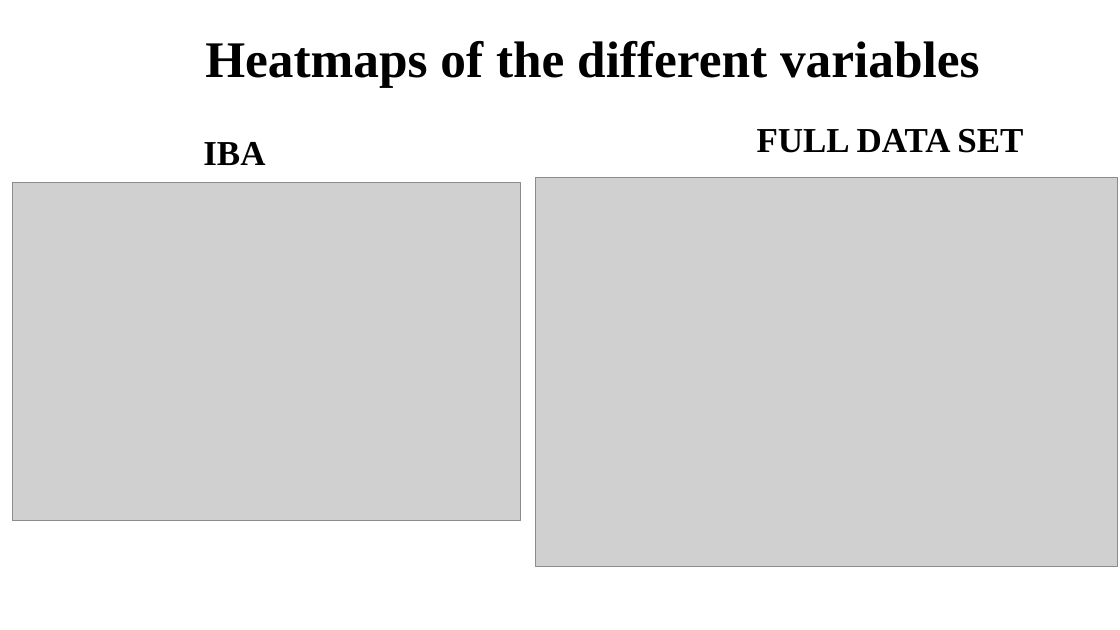
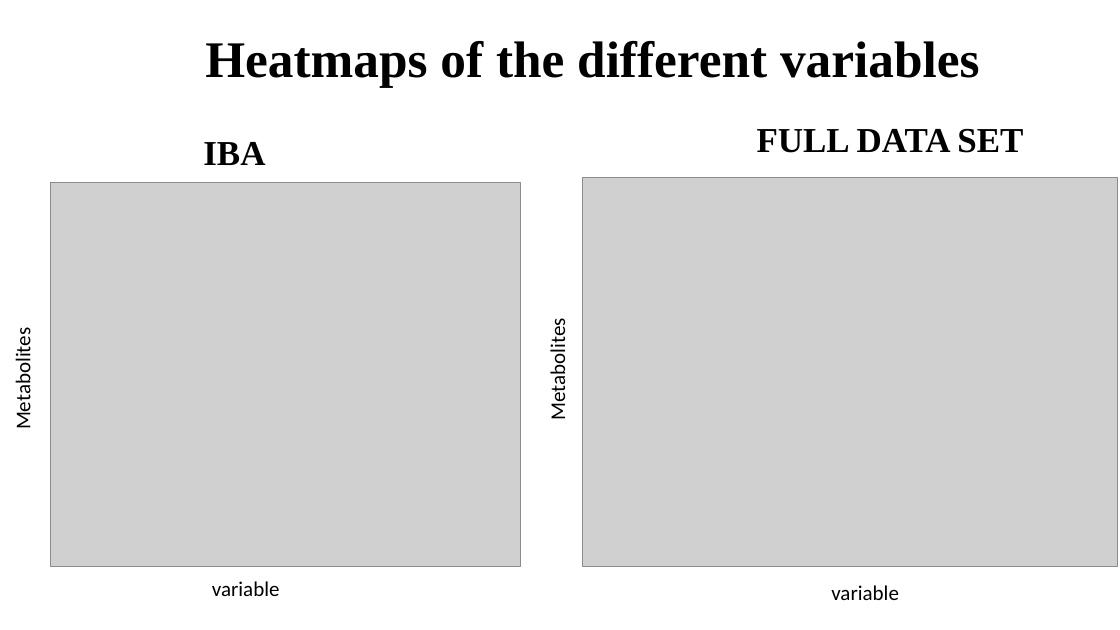
Before and after one commit to AlondraDelmar/BIOS967_Torres, a slide deck: slide 4 of data/last presentation.pptx. Drawn at 1120x630 pixels with LibreOffice and Linux fonts; fonts in the diff are those of the drawing; grey boxes stand for pictures. Boxes give left, top, right and bottom in pixels: in the first picture for what was removed or moved away, otherwise in the second. Text is boxed around its words. In the diff, an @@ line names an element or a change of style, - is before the commit and + after.

Commit message:
new file

```diff
--- a/data/last presentation.pptx
+++ b/data/last presentation.pptx
@@ picture: place and size @@
-picture at [536,177,1118,566]
+picture at [582,177,1118,566]
@@ picture: place and size @@
-picture at [12,182,520,521]
+picture at [51,182,521,566]
@@ text added at [545,328,571,417], 18 pt, text #000000 @@
+Metabolites
@@ text added at [10,338,36,427], 18 pt, text #000000 @@
+Metabolites
@@ text added at [212,581,280,596], 18 pt, text #000000 @@
+variable
@@ text added at [831,585,899,600], 18 pt, text #000000 @@
+variable
```
Also in this commit, not shown: 2 other slides changed.
